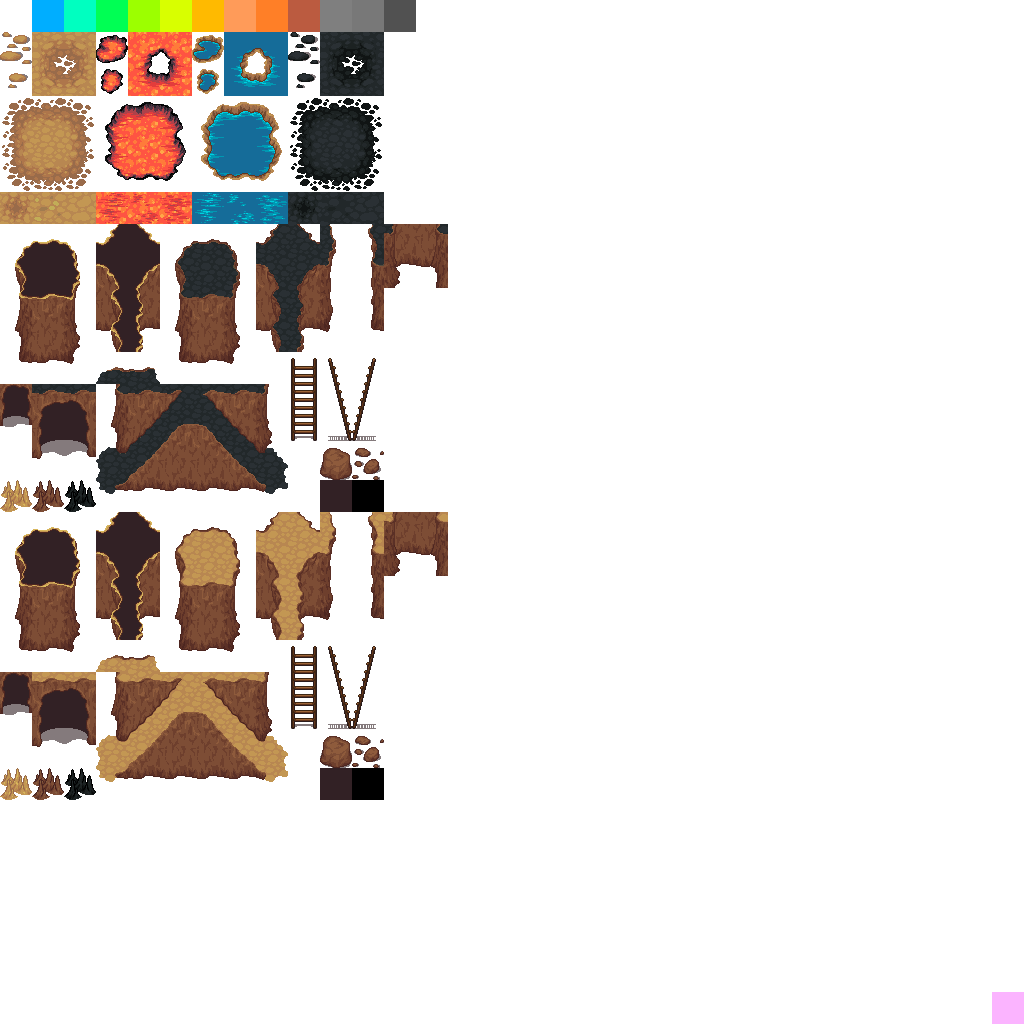
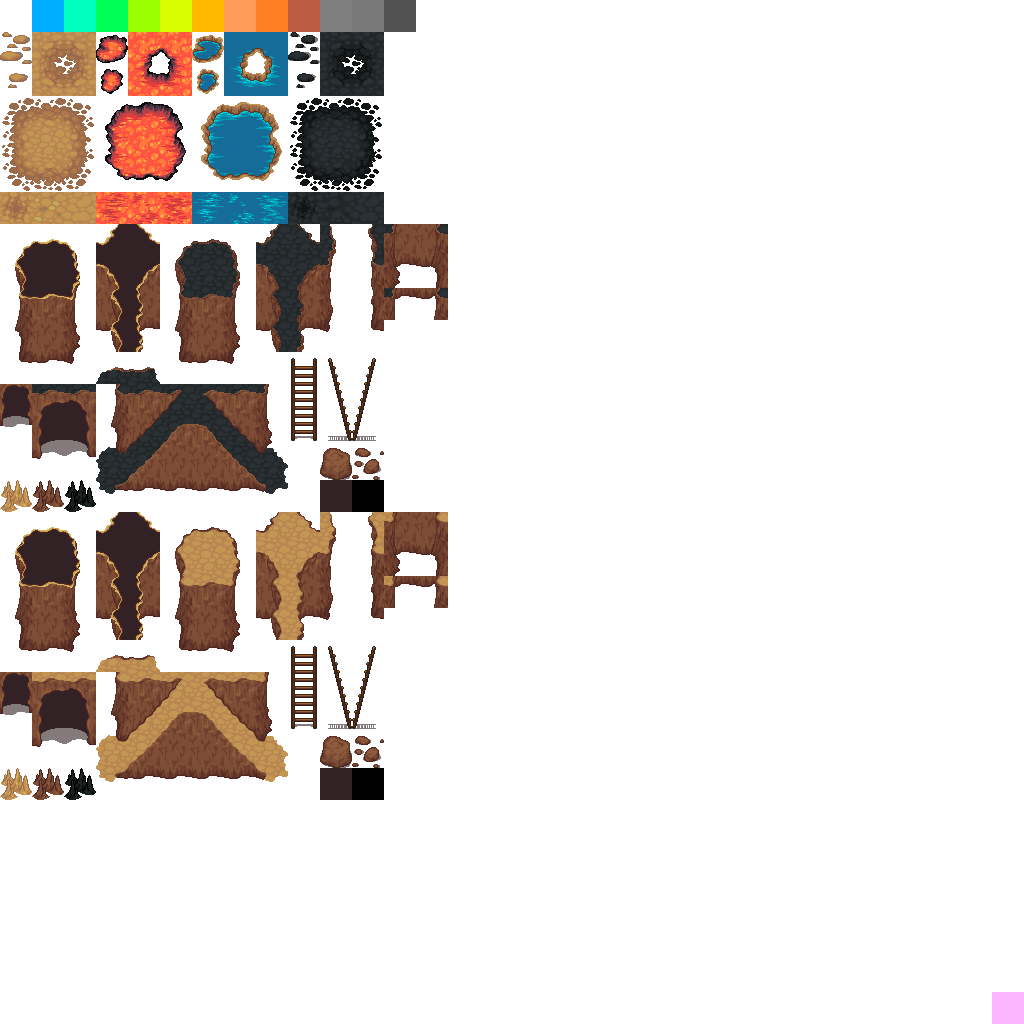
Revision of a layered w=1024, h=1024 image; what changed, layer by layer:
moved "Layer 24(pasted)" (1st of 2) above "Mountains4", painted on it over left=384, top=288, right=448, bottom=608
added layer "Mountains7" above "Mountains3" over left=384, top=288, right=448, bottom=320
added layer "Mounatins6" above "Mountins3" over left=384, top=288, right=448, bottom=320
added layer "Mounatins5" above "Muontains2" over left=384, top=288, right=448, bottom=320
removed layer "Layer 22(pasted)" over left=384, top=576, right=416, bottom=608
added layer "Layer 26(pasted)" above "Layer 23(pasted)" over left=384, top=576, right=448, bottom=608
painted on "Layer 23(pasted)" over left=384, top=576, right=448, bottom=608
painted on "Layer 25(pasted)" over left=384, top=576, right=448, bottom=608
added layer "Layer 24(pasted)" (2nd of 2) above "mountains.png" over left=384, top=576, right=448, bottom=608
painted on "Layer 1" over left=384, top=288, right=448, bottom=608
